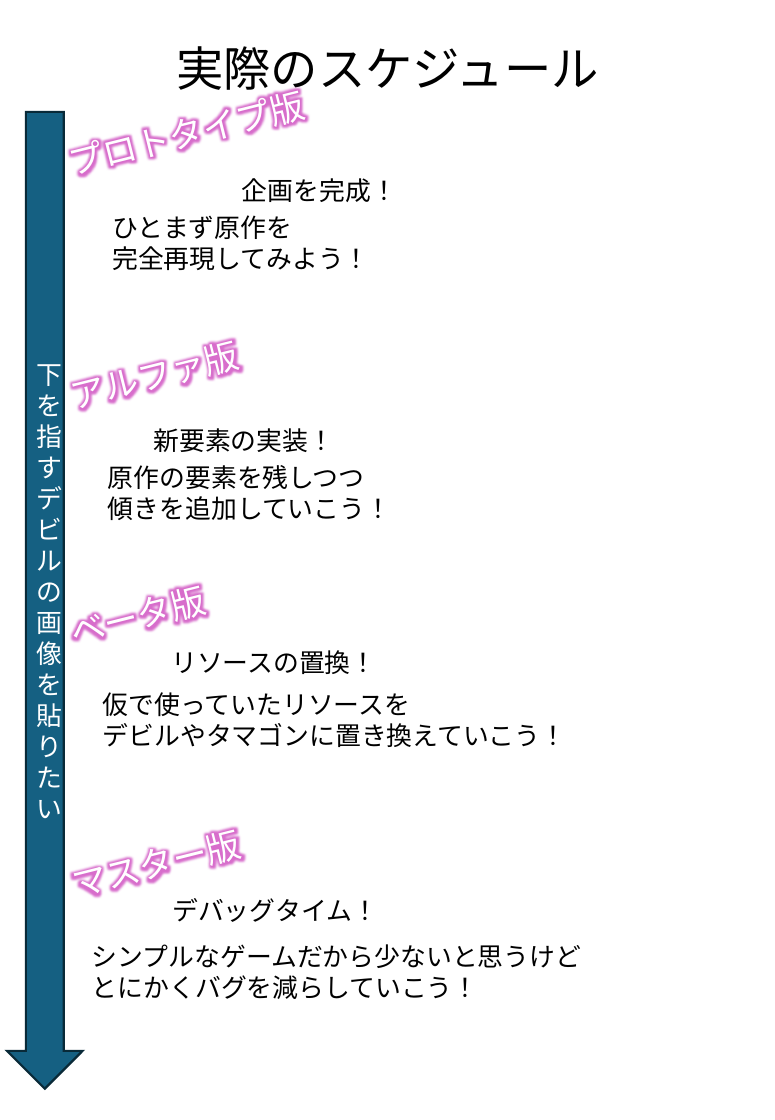
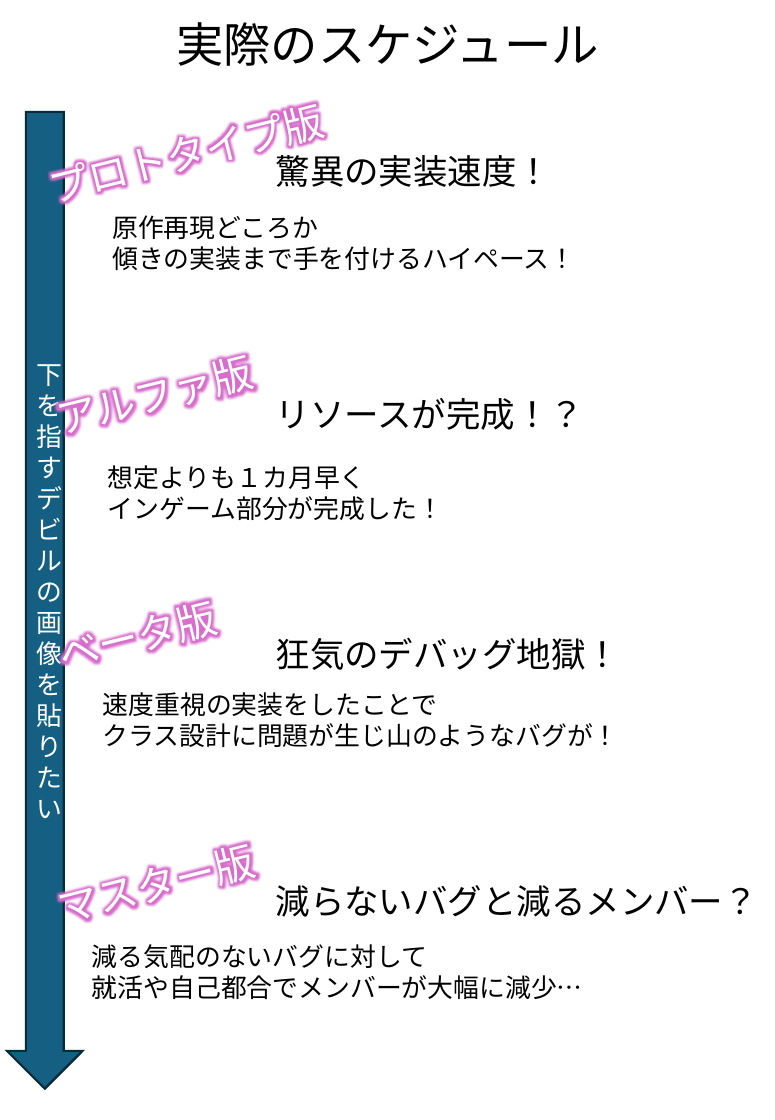
Before and after one commit to TomoyaKanazaki/Graduation, a slide deck: slide 9 of 99_pranning/卒プレアーカイブ.pptx. Drawn at 775x1120 pixels with LibreOffice and Linux fonts; fonts in the diff are those of the drawing. Boxes give left, top, right and bottom in pixels: in the first picture for what was removed or moved away, otherwise in the second. Text is boxed around its words. In the diff, an @@ line names an element or a change of style, - is before the commit and + after.

Commit message:
スケジュール大体完成

```diff
--- a/99_pranning/卒プレアーカイブ.pptx
+++ b/99_pranning/卒プレアーカイブ.pptx
@@ title "実際のスケジュール" at <box>176,22,599,66</box>: font Lato to Noto Sans CJK JP @@
@@ title "実際のスケジュール": place and size @@
-title "実際のスケジュール" at <box>176,46,599,99</box>
+title "実際のスケジュール" at <box>176,22,599,66</box>
@@ text "プロトタイプ版": place and size @@
-text "プロトタイプ版" at <box>73,99,273,385</box>
+text "プロトタイプ版" at <box>92,113,287,895</box>
@@ down arrow "下を指すデビルの画像を貼りたい" at <box>7,112,83,1088</box>: font Lato to Noto Sans CJK JP @@
@@ text removed at <box>242,178,397,202</box> @@
-企画を完成！
@@ text added at <box>276,155,552,187</box>, 24 pt, text #000000 @@
+驚異の実装速度！
@@ text at <box>112,215,575,270</box>: text changed; font Lato to Noto Sans CJK JP @@
-ひとまず原作を
-完全再現してみよう！
+原作再現どころか
+傾きの実装まで手を付けるハイペース！
@@ text "アルファ版": place and size @@
-text "アルファ版" at <box>36,374,207,629</box>
+text "アルファ版" at <box>100,376,219,652</box>
@@ text added at <box>276,398,584,430</box>, 24 pt, text #000000 @@
+リソースが完成！？
@@ text removed at <box>153,428,334,452</box> @@
-新要素の実装！
@@ text at <box>108,465,443,520</box>: text changed; font Lato to Noto Sans CJK JP @@
-原作の要素を残しつつ
-傾きを追加していこう！
+想定よりも１カ月早く
+インゲーム部分が完成した！
@@ text "ベータ版": place and size @@
-text "ベータ版" at <box>74,612,209,884</box>
+text "ベータ版" at <box>63,620,180,933</box>
@@ text removed at <box>171,650,376,674</box> @@
-リソースの置換！
@@ text added at <box>276,637,620,670</box>, 24 pt, text #000000 @@
+狂気のデバッグ地獄！
@@ text at <box>103,692,619,747</box>: text changed; font Lato to Noto Sans CJK JP @@
-仮で使っていたリソースを
-デビルやタマゴンに置き換えていこう！
+速度重視の実装をしたことで
+クラス設計に問題が生じ山のようなバグが！
@@ size 24 to 28 pt in 4 elements at <box>63,620,180,933</box>, <box>92,113,287,895</box>, <box>100,376,219,652</box>, <box>63,864,583,999</box> @@
@@ text "マスター版": place and size @@
-text "マスター版" at <box>76,857,581,968</box>
+text "マスター版" at <box>63,864,583,999</box>
@@ text removed at <box>172,898,378,922</box> @@
-デバッグタイム！
@@ text added at <box>276,885,758,917</box>, 24 pt, text #000000 @@
+減らないバグと減るメンバー？
@@ text at <box>92,944,583,999</box>: text changed; font Lato to Noto Sans CJK JP @@
-シンプルなゲームだから少ないと思うけど
-とにかくバグを減らしていこう！
+減る気配のないバグに対して
+就活や自己都合でメンバーが大幅に減少…
```
Also in this commit, not shown: 1 other slide changed, 1 other file.
